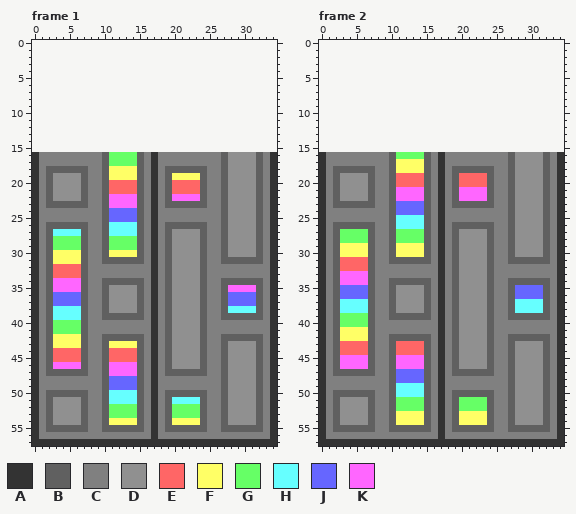
Pixel-art file, stored at images/background/panel.ase. Above, as it was before the edit.
35x42 pixels, 12 frames. Shown: frame 1, frame 2. The old version is drawn lined up with the new one, on the new canvas. The commit also changed other frames, which this record leaves out.
Visible layers, top first: "Layer #2", "Layer".
Palette (. is transparent): A #333333  B #606060  C #808080  D #909090  E #ff6666  F #ffff66  G #66ff66  H #66ffff  J #6666ff  K #ff66ff
Pixels before, frame 1, first column x 0:
16 ACCCCCCCCCBGGGGBCACCCCCCCCCBDDDDBCA
17 ACCCCCCCCCBGGGGBCACCCCCCCCCBDDDDBCA
18 ACBBBBBBCCBFFFFBCACBBBBBBCCBDDDDBCA
19 ACBDDDDBCCBFFFFBCACBFFFFBCCBDDDDBCA
20 ACBDDDDBCCBEEEEBCACBEEEEBCCBDDDDBCA
21 ACBDDDDBCCBEEEEBCACBEEEEBCCBDDDDBCA
22 ACBDDDDBCCBKKKKBCACBKKKKBCCBDDDDBCA
23 ACBBBBBBCCBKKKKBCACBBBBBBCCBDDDDBCA
24 ACCCCCCCCCBJJJJBCACCCCCCCCCBDDDDBCA
25 ACCCCCCCCCBJJJJBCACCCCCCCCCBDDDDBCA
26 ACBBBBBBCCBHHHHBCACBBBBBBCCBDDDDBCA
27 ACBHHHHBCCBHHHHBCACBDDDDBCCBDDDDBCA
28 ACBGGGGBCCBGGGGBCACBDDDDBCCBDDDDBCA
29 ACBGGGGBCCBGGGGBCACBDDDDBCCBDDDDBCA
30 ACBFFFFBCCBFFFFBCACBDDDDBCCBDDDDBCA
31 ACBFFFFBCCBBBBBBCACBDDDDBCCBBBBBBCA
32 ACBEEEEBCCCCCCCCCACBDDDDBCCCCCCCCCA
33 ACBEEEEBCCCCCCCCCACBDDDDBCCCCCCCCCA
34 ACBKKKKBCCBBBBBBCACBDDDDBCCBBBBBBCA
35 ACBKKKKBCCBDDDDBCACBDDDDBCCBKKKKBCA
36 ACBJJJJBCCBDDDDBCACBDDDDBCCBJJJJBCA
37 ACBJJJJBCCBDDDDBCACBDDDDBCCBJJJJBCA
38 ACBHHHHBCCBDDDDBCACBDDDDBCCBHHHHBCA
39 ACBHHHHBCCBBBBBBCACBDDDDBCCBBBBBBCA
40 ACBGGGGBCCCCCCCCCACBDDDDBCCCCCCCCCA
41 ACBGGGGBCCCCCCCCCACBDDDDBCCCCCCCCCA
42 ACBFFFFBCCBBBBBBCACBDDDDBCCBBBBBBCA
43 ACBFFFFBCCBFFFFBCACBDDDDBCCBDDDDBCA
44 ACBEEEEBCCBEEEEBCACBDDDDBCCBDDDDBCA
45 ACBEEEEBCCBEEEEBCACBDDDDBCCBDDDDBCA
46 ACBKKKKBCCBKKKKBCACBDDDDBCCBDDDDBCA
47 ACBBBBBBCCBKKKKBCACBBBBBBCCBDDDDBCA
48 ACCCCCCCCCBJJJJBCACCCCCCCCCBDDDDBCA
49 ACCCCCCCCCBJJJJBCACCCCCCCCCBDDDDBCA
50 ACBBBBBBCCBHHHHBCACBBBBBBCCBDDDDBCA
51 ACBDDDDBCCBHHHHBCACBHHHHBCCBDDDDBCA
52 ACBDDDDBCCBGGGGBCACBGGGGBCCBDDDDBCA
53 ACBDDDDBCCBGGGGBCACBGGGGBCCBDDDDBCA
54 ACBDDDDBCCBFFFFBCACBFFFFBCCBDDDDBCA
55 ACBBBBBBCCBBBBBBCACBBBBBBCCBBBBBBCA
56 ACCCCCCCCCCCCCCCCACCCCCCCCCCCCCCCCA
57 AAAAAAAAAAAAAAAAAAAAAAAAAAAAAAAAAAA
Pixels before, frame 2, first column x 0:
16 ACCCCCCCCCBGGGGBCACCCCCCCCCBDDDDBCA
17 ACCCCCCCCCBFFFFBCACCCCCCCCCBDDDDBCA
18 ACBBBBBBCCBFFFFBCACBBBBBBCCBDDDDBCA
19 ACBDDDDBCCBEEEEBCACBEEEEBCCBDDDDBCA
20 ACBDDDDBCCBEEEEBCACBEEEEBCCBDDDDBCA
21 ACBDDDDBCCBKKKKBCACBKKKKBCCBDDDDBCA
22 ACBDDDDBCCBKKKKBCACBKKKKBCCBDDDDBCA
23 ACBBBBBBCCBJJJJBCACBBBBBBCCBDDDDBCA
24 ACCCCCCCCCBJJJJBCACCCCCCCCCBDDDDBCA
25 ACCCCCCCCCBHHHHBCACCCCCCCCCBDDDDBCA
26 ACBBBBBBCCBHHHHBCACBBBBBBCCBDDDDBCA
27 ACBGGGGBCCBGGGGBCACBDDDDBCCBDDDDBCA
28 ACBGGGGBCCBGGGGBCACBDDDDBCCBDDDDBCA
29 ACBFFFFBCCBFFFFBCACBDDDDBCCBDDDDBCA
30 ACBFFFFBCCBFFFFBCACBDDDDBCCBDDDDBCA
31 ACBEEEEBCCBBBBBBCACBDDDDBCCBBBBBBCA
32 ACBEEEEBCCCCCCCCCACBDDDDBCCCCCCCCCA
33 ACBKKKKBCCCCCCCCCACBDDDDBCCCCCCCCCA
34 ACBKKKKBCCBBBBBBCACBDDDDBCCBBBBBBCA
35 ACBJJJJBCCBDDDDBCACBDDDDBCCBJJJJBCA
36 ACBJJJJBCCBDDDDBCACBDDDDBCCBJJJJBCA
37 ACBHHHHBCCBDDDDBCACBDDDDBCCBHHHHBCA
38 ACBHHHHBCCBDDDDBCACBDDDDBCCBHHHHBCA
39 ACBGGGGBCCBBBBBBCACBDDDDBCCBBBBBBCA
40 ACBGGGGBCCCCCCCCCACBDDDDBCCCCCCCCCA
41 ACBFFFFBCCCCCCCCCACBDDDDBCCCCCCCCCA
42 ACBFFFFBCCBBBBBBCACBDDDDBCCBBBBBBCA
43 ACBEEEEBCCBEEEEBCACBDDDDBCCBDDDDBCA
44 ACBEEEEBCCBEEEEBCACBDDDDBCCBDDDDBCA
45 ACBKKKKBCCBKKKKBCACBDDDDBCCBDDDDBCA
46 ACBKKKKBCCBKKKKBCACBDDDDBCCBDDDDBCA
47 ACBBBBBBCCBJJJJBCACBBBBBBCCBDDDDBCA
48 ACCCCCCCCCBJJJJBCACCCCCCCCCBDDDDBCA
49 ACCCCCCCCCBHHHHBCACCCCCCCCCBDDDDBCA
50 ACBBBBBBCCBHHHHBCACBBBBBBCCBDDDDBCA
51 ACBDDDDBCCBGGGGBCACBGGGGBCCBDDDDBCA
52 ACBDDDDBCCBGGGGBCACBGGGGBCCBDDDDBCA
53 ACBDDDDBCCBFFFFBCACBFFFFBCCBDDDDBCA
54 ACBDDDDBCCBFFFFBCACBFFFFBCCBDDDDBCA
55 ACBBBBBBCCBBBBBBCACBBBBBBCCBBBBBBCA
56 ACCCCCCCCCCCCCCCCACCCCCCCCCCCCCCCCA
57 AAAAAAAAAAAAAAAAAAAAAAAAAAAAAAAAAAA
Once edited:
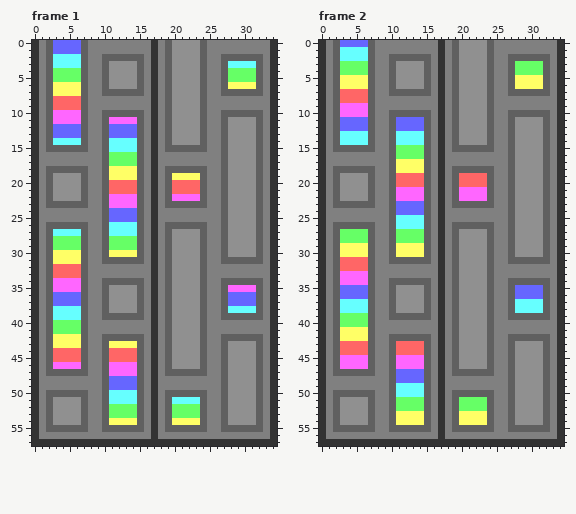
Difference:
canvas 35x42 -> 35x58, the old top-left corner now at 0,16
Frame 1:
y 0..1: x 0..34 ................................... -> ACBJJJJBCCCCCCCCCACBDDDDBCCCCCCCCCA
y 2: x 0..34 ................................... -> ACBHHHHBCCBBBBBBCACBDDDDBCCBBBBBBCA
y 3: x 0..34 ................................... -> ACBHHHHBCCBDDDDBCACBDDDDBCCBHHHHBCA
y 4..5: x 0..34 ................................... -> ACBGGGGBCCBDDDDBCACBDDDDBCCBGGGGBCA
y 6: x 0..34 ................................... -> ACBFFFFBCCBDDDDBCACBDDDDBCCBFFFFBCA
y 7: x 0..34 ................................... -> ACBFFFFBCCBBBBBBCACBDDDDBCCBBBBBBCA
y 8..9: x 0..34 ................................... -> ACBEEEEBCCCCCCCCCACBDDDDBCCCCCCCCCA
y 10: x 0..34 ................................... -> ACBKKKKBCCBBBBBBCACBDDDDBCCBBBBBBCA
y 11: x 0..34 ................................... -> ACBKKKKBCCBKKKKBCACBDDDDBCCBDDDDBCA
y 12..13: x 0..34 ................................... -> ACBJJJJBCCBJJJJBCACBDDDDBCCBDDDDBCA
y 14: x 0..34 ................................... -> ACBHHHHBCCBHHHHBCACBDDDDBCCBDDDDBCA
y 15: x 0..34 ................................... -> ACBBBBBBCCBHHHHBCACBBBBBBCCBDDDDBCA
Frame 2:
y 0: x 0..34 ................................... -> ACBJJJJBCCCCCCCCCACBDDDDBCCCCCCCCCA
y 1: x 0..34 ................................... -> ACBHHHHBCCCCCCCCCACBDDDDBCCCCCCCCCA
y 2: x 0..34 ................................... -> ACBHHHHBCCBBBBBBCACBDDDDBCCBBBBBBCA
y 3..4: x 0..34 ................................... -> ACBGGGGBCCBDDDDBCACBDDDDBCCBGGGGBCA
y 5..6: x 0..34 ................................... -> ACBFFFFBCCBDDDDBCACBDDDDBCCBFFFFBCA
y 7: x 0..34 ................................... -> ACBEEEEBCCBBBBBBCACBDDDDBCCBBBBBBCA
y 8: x 0..34 ................................... -> ACBEEEEBCCCCCCCCCACBDDDDBCCCCCCCCCA
y 9: x 0..34 ................................... -> ACBKKKKBCCCCCCCCCACBDDDDBCCCCCCCCCA
y 10: x 0..34 ................................... -> ACBKKKKBCCBBBBBBCACBDDDDBCCBBBBBBCA
y 11..12: x 0..34 ................................... -> ACBJJJJBCCBJJJJBCACBDDDDBCCBDDDDBCA
y 13..14: x 0..34 ................................... -> ACBHHHHBCCBHHHHBCACBDDDDBCCBDDDDBCA
y 15: x 0..34 ................................... -> ACBBBBBBCCBGGGGBCACBBBBBBCCBDDDDBCA
